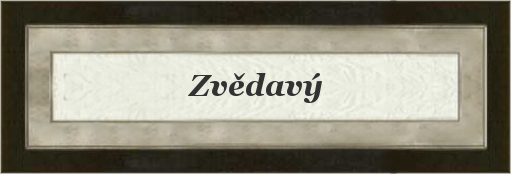
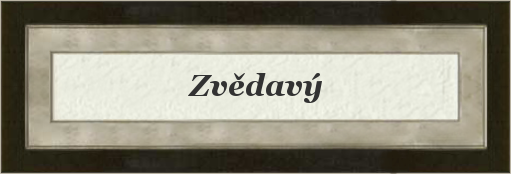
Comparing the layer stacks of the two (511, 174) images. Changes:
painted on "Card" over [30, 33, 488, 141]
